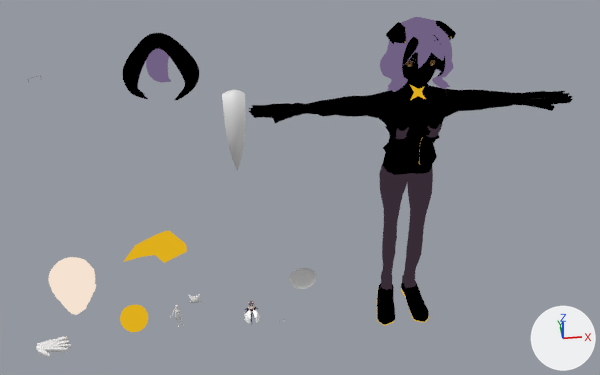
The Blender file Utena.blend as it was, and as the next commit left it.
One viewpoint serves both versions: a 50 mm camera at (-12.4, -45.7, 42.2) aimed at (-7.6, -0.4, 11.4). Arrows for +X, +Y and +Z are at lower right; the lights stay in place. The older version comes first.
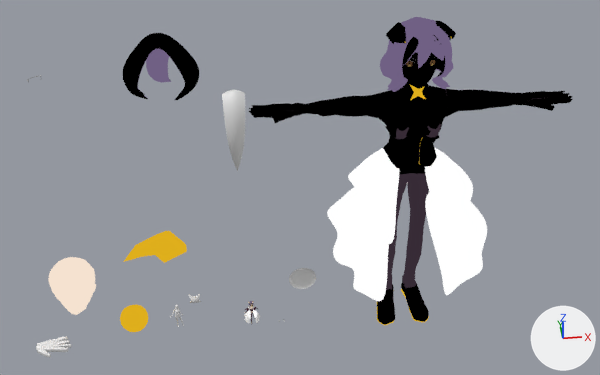
The change, as a diff of the scene's bpy script:
```diff
--- a/Utena.blend.py
+++ b/Utena.blend.py
@@ me_circle_005 @@
+me_circle_005.from_pydata(...)  # 140 vertices, 108 faces; spans x -0.485..0.155, y -0.351..0.409, z -0.473..0.106
+me_circle_005.polygons.foreach_set('use_smooth', [True] * 108)
+me_circle_005.materials.append(mat_material_005)
@@ ob_circle_005 @@
+ob_circle_005 = bpy.data.objects.new('Circle.005', me_circle_005)
+ob_circle_005.location = (-0.12, -0.43, 9.42)
+ob_circle_005.rotation_euler = (0.0, 0.0, -1.572)  # degrees (0, 0, -90)
+ob_circle_005.scale = (14.9, 14.9, 14.9)
+_m = ob_circle_005.modifiers.new('Subdivision', 'SUBSURF')
+_m.levels = 2
@@ ob_circle_004 @@
+ob_circle_004 = bpy.data.objects.new('Circle.004', me_circle_005.copy())
+ob_circle_004.location = (-0.12, -0.43, 12.38)
+ob_circle_004.rotation_euler = (0.0, 0.0, -1.572)  # degrees (0, 0, -90)
+ob_circle_004.scale = (11.1, 11.1, 11.1)
+_m = ob_circle_004.modifiers.new('Subdivision', 'SUBSURF')
+_m.levels = 2
```

Boxes [x1, y1, x2, y2] around the edits, measured in the pictures (600 x 375 px):
'Circle.005', added: after [327, 187, 487, 301]
'Circle.004', added: after [348, 147, 473, 244]
